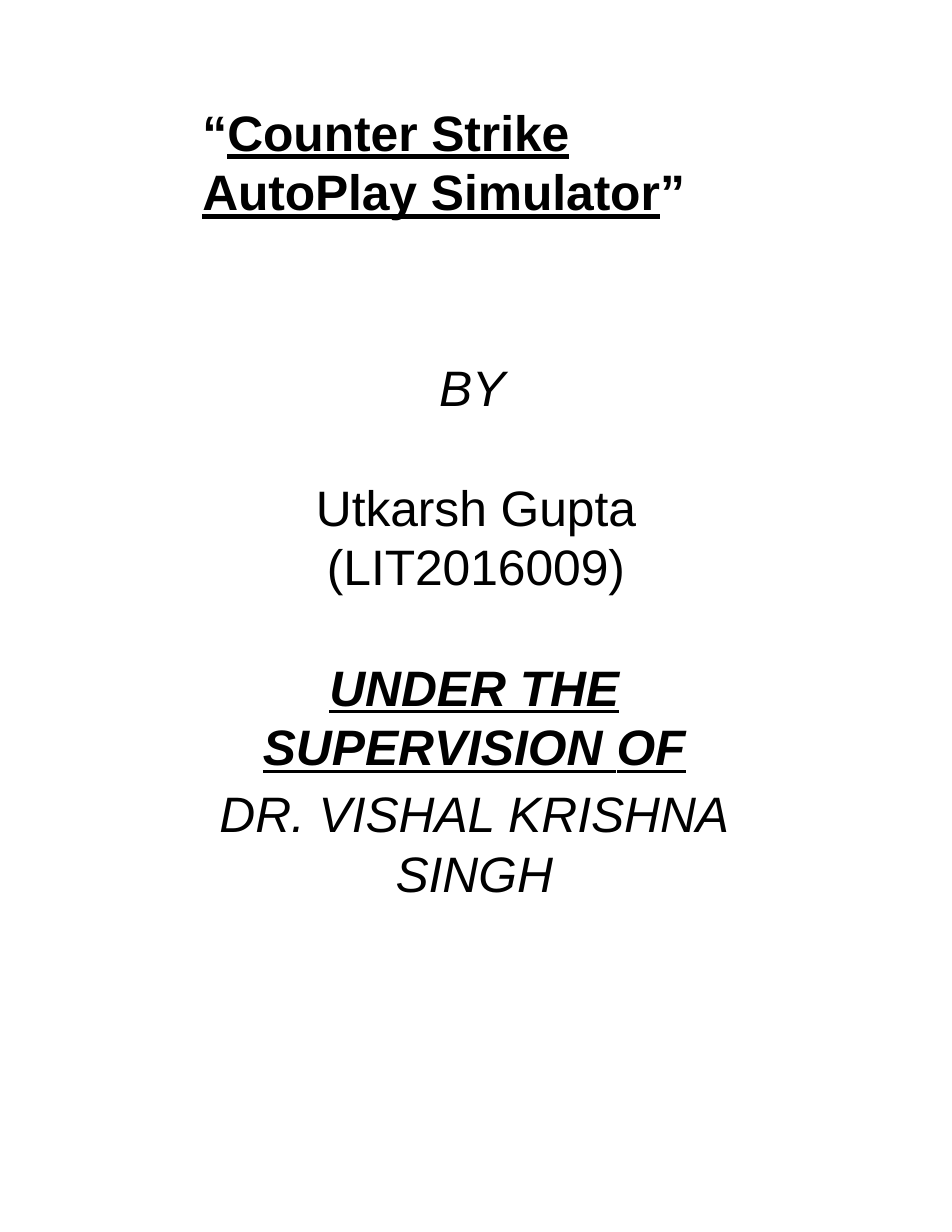
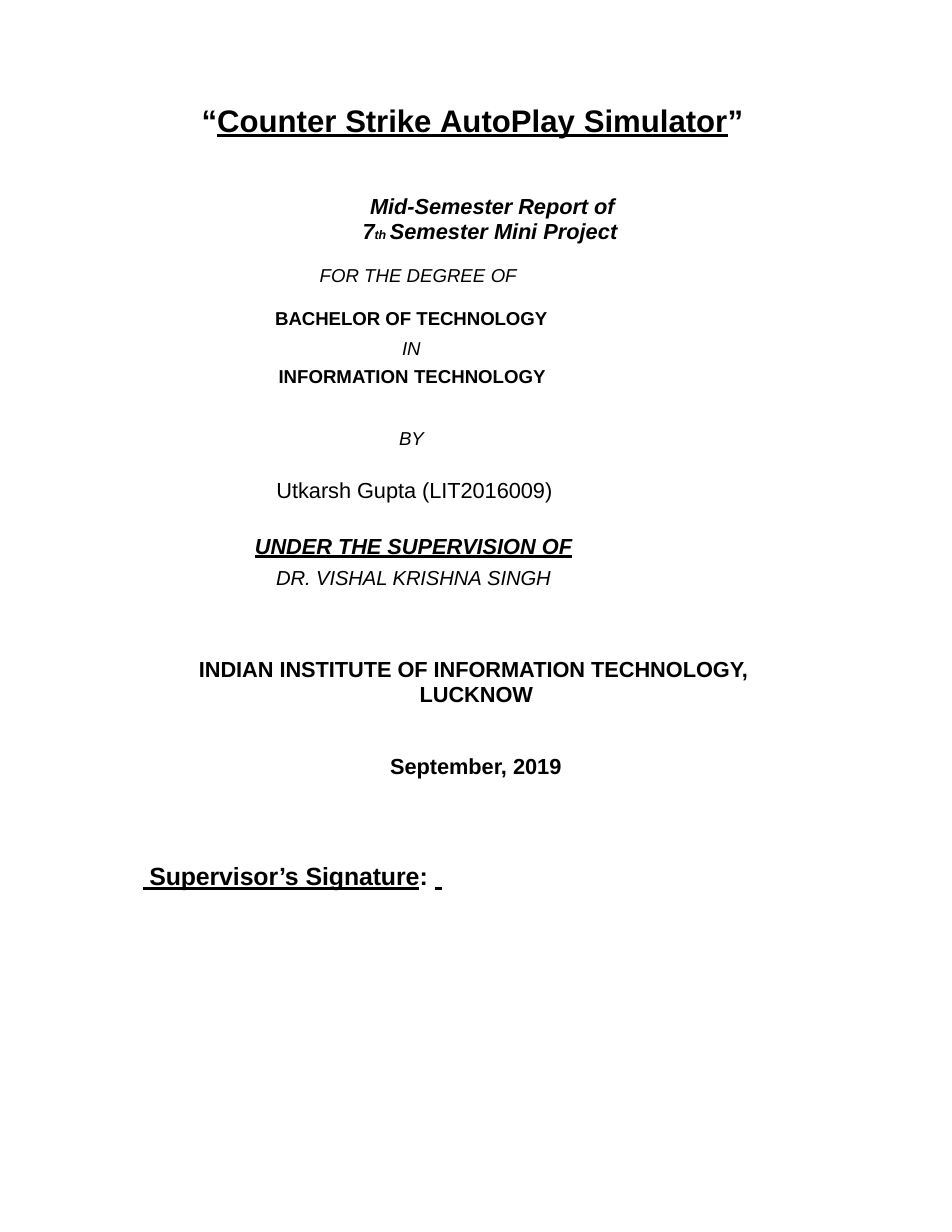
Before and after one commit to rajutkarshgupt/tinceptor_public, a slide deck: slide 1 of Mid_Presentation.pptx. Drawn at 952x1232 pixels with LibreOffice and Linux fonts; fonts in the diff are those of the drawing; background and template pictures are left out. Boxes give left, top, right and bottom in pixels: in the first picture for what was removed or moved away, otherwise in the second. Text is boxed around its words. In the diff, an @@ line names an element or a change of style, - is before the commit and + after.

```diff
--- a/Mid_Presentation.pptx
+++ b/Mid_Presentation.pptx
@@ text at box(202, 109, 743, 586): size 32 to 20 pt in "“Counter Strike AutoPlay Simulator”"; letter spacing -0.1 to 0 pt in "“Counter AutoPlay Simulator”", "BY"; size 32 to 12 pt in "BY"; size 32 to 14 pt in "Utkarsh Gupta (LIT2016009)", "UNDER THE SUPERVISION OF"; size 32 to 13 pt in "DR. VISHAL KRISHNA SINGH"; indent changed @@
@@ text at box(275, 198, 617, 384): paragraphs added @@
+Mid-Semester Report of 7th Semester Mini Project
+FOR THE DEGREE OF
+BACHELOR OF TECHNOLOGY
+IN
+INFORMATION TECHNOLOGY
@@ text added at box(199, 661, 748, 779), 14 pt, text #000000, bold @@
+INDIAN INSTITUTE OF INFORMATION TECHNOLOGY, LUCKNOW
+September, 2019
@@ text added at box(149, 867, 428, 891), 16 pt, text #000000, bold, underline @@
+Supervisor’s Signature:
```
Also in this commit, not shown: 5 other slides changed, 9 slides added, 1 slide removed.
